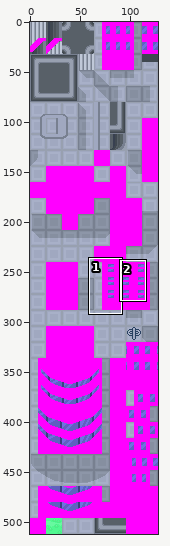
Edited in one commit: sprite sheet (tiles/jubilife/bottom.png). Above: a wide view before the commit, with the close-up outlined.
Close-up. The starting point:
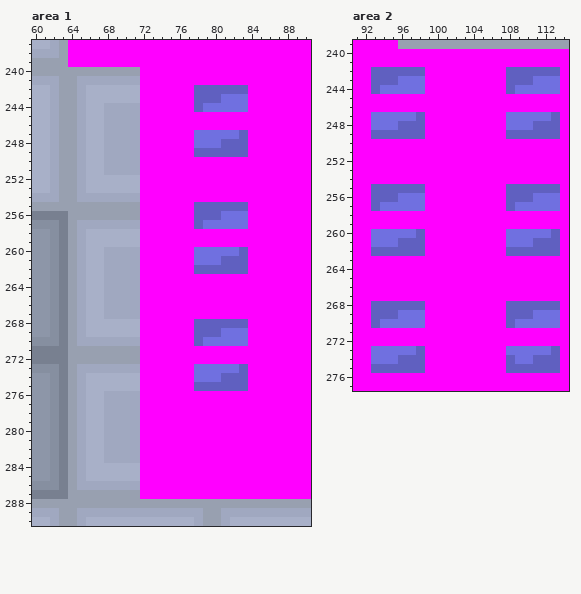
The file is 128x512 pixels. Shown: area 1: x 60..90, y 237..290; area 2: x 91..114, y 239..277. The commit also changed other parts of the picture, which this record leaves out.
Now the later version:
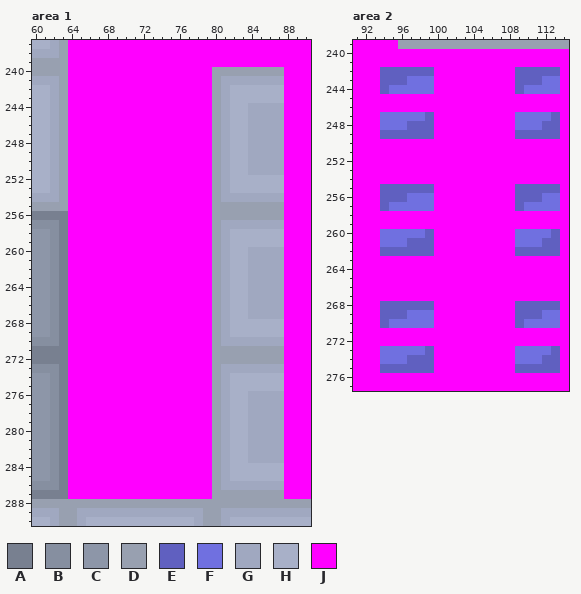
Palette (. is transparent): A #788090  B #868fa0  C #8d96a8  D #98a0b0  E #6060c0  F #7070e0  G #a0a8c0  H #a8b0c8  J #ff00ff
Edits made:
Area 1:
y 240: x 64..71 DDDDDDDD -> JJJJJJJJ; x 80..87 JJJJJJJJ -> DDDDDDDD
y 241: x 64..71 DGGGGGGG -> JJJJJJJJ; x 80..87 JJJJJJJJ -> DGGGGGGG
y 242: x 64..71 DGHHHHHH -> JJJJJJJJ; x 78..87 EEEEEEJJJJ -> JJDGHHHHHH
y 243: x 64..71 DGHHHHHH -> JJJJJJJJ; x 78..87 EEEFFFJJJJ -> JJDGHHHHHH
y 244: x 64..71 DGHHGGGG -> JJJJJJJJ; x 78..87 EFFFFFJJJJ -> JJDGHHGGGG
y 245..246: x 64..71 DGHHGGGG -> JJJJJJJJ; x 80..87 JJJJJJJJ -> DGHHGGGG
y 247: x 64..71 DGHHGGGG -> JJJJJJJJ; x 78..87 FFFFFEJJJJ -> JJDGHHGGGG
y 248: x 64..71 DGHHGGGG -> JJJJJJJJ; x 78..87 FFFEEEJJJJ -> JJDGHHGGGG
y 249: x 64..71 DGHHGGGG -> JJJJJJJJ; x 78..87 EEEEEEJJJJ -> JJDGHHGGGG
y 250..251: x 64..71 DGHHGGGG -> JJJJJJJJ; x 80..87 JJJJJJJJ -> DGHHGGGG
y 252..253: x 64..71 DGHHHHHH -> JJJJJJJJ; x 80..87 JJJJJJJJ -> DGHHHHHH
y 254: x 64..71 DGGGGGGG -> JJJJJJJJ; x 80..87 JJJJJJJJ -> DGGGGGGG
y 255: x 64..71 DDDDDDDD -> JJJJJJJJ; x 78..87 EEEEEEJJJJ -> JJDDDDDDDD
y 256: x 64..71 DDDDDDDD -> JJJJJJJJ; x 78..87 EEEFFFJJJJ -> JJDDDDDDDD
y 257: x 64..71 DGGGGGGG -> JJJJJJJJ; x 78..87 EFFFFFJJJJ -> JJDGGGGGGG
y 258..259: x 64..71 DGHHHHHH -> JJJJJJJJ; x 80..87 JJJJJJJJ -> DGHHHHHH
y 260: x 64..71 DGHHGGGG -> JJJJJJJJ; x 78..87 FFFFFEJJJJ -> JJDGHHGGGG
y 261: x 64..71 DGHHGGGG -> JJJJJJJJ; x 78..87 FFFEEEJJJJ -> JJDGHHGGGG
y 262: x 64..71 DGHHGGGG -> JJJJJJJJ; x 78..87 EEEEEEJJJJ -> JJDGHHGGGG
y 263..267: x 64..71 DGHHGGGG -> JJJJJJJJ; x 80..87 JJJJJJJJ -> DGHHGGGG
y 268: x 64..71 DGHHHHHH -> JJJJJJJJ; x 78..87 EEEEEEJJJJ -> JJDGHHHHHH
y 269: x 64..71 DGHHHHHH -> JJJJJJJJ; x 78..87 EEEFFFJJJJ -> JJDGHHHHHH
y 270: x 64..71 DGGGGGGG -> JJJJJJJJ; x 78..87 EFFFFFJJJJ -> JJDGGGGGGG
y 271..272: x 64..71 DDDDDDDD -> JJJJJJJJ; x 80..87 JJJJJJJJ -> DDDDDDDD
y 273: x 64..71 DGGGGGGG -> JJJJJJJJ; x 78..87 FFFFFEJJJJ -> JJDGGGGGGG
y 274: x 64..71 DGHHHHHH -> JJJJJJJJ; x 78..87 FFFEEEJJJJ -> JJDGHHHHHH
y 275: x 64..71 DGHHHHHH -> JJJJJJJJ; x 78..87 EEEEEEJJJJ -> JJDGHHHHHH
y 276..283: x 64..71 DGHHGGGG -> JJJJJJJJ; x 80..87 JJJJJJJJ -> DGHHGGGG
y 284..285: x 64..71 DGHHHHHH -> JJJJJJJJ; x 80..87 JJJJJJJJ -> DGHHHHHH
y 286: x 64..71 DGGGGGGG -> JJJJJJJJ; x 80..87 JJJJJJJJ -> DGGGGGGG
y 287: x 64..71 DDDDDDDD -> JJJJJJJJ; x 80..87 JJJJJJJJ -> DDDDDDDD
Area 2:
y 242: x 93 E -> J; x 99 J -> E; x 108 E -> J
y 243: x 93 E -> J; x 96 F -> E; x 99 J -> F; x 108 E -> J; x 111 F -> E
y 244: x 93..94 EF -> JE; x 99 J -> F; x 108..109 EF -> JE
y 247: x 93 F -> J; x 98..99 EJ -> FE; x 108 F -> J
y 248: x 93 F -> J; x 96 E -> F; x 99 J -> E; x 108 F -> J; x 111 E -> F
y 249: x 93 E -> J; x 99 J -> E; x 108 E -> J
y 255: x 93 E -> J; x 99 J -> E; x 108 E -> J
y 256: x 93 E -> J; x 96 F -> E; x 99 J -> F; x 108 E -> J; x 111 F -> E
y 257: x 93..94 EF -> JE; x 99 J -> F; x 108..109 EF -> JE
y 260: x 93 F -> J; x 98..99 EJ -> FE; x 108 F -> J
y 261: x 93 F -> J; x 96 E -> F; x 99 J -> E; x 108 F -> J; x 111 E -> F
y 262: x 93 E -> J; x 99 J -> E; x 108 E -> J
y 268: x 93 E -> J; x 99 J -> E; x 108 E -> J
y 269: x 93 E -> J; x 96 F -> E; x 99 J -> F; x 108 E -> J; x 111 F -> E
y 270: x 93..94 EF -> JE; x 99 J -> F; x 108..109 EF -> JE
y 273: x 93 F -> J; x 98..99 EJ -> FE; x 108 F -> J
y 274: x 93 F -> J; x 96 E -> F; x 99 J -> E; x 108 E -> J; x 111 E -> F
y 275: x 93 E -> J; x 99 J -> E; x 108 E -> J
